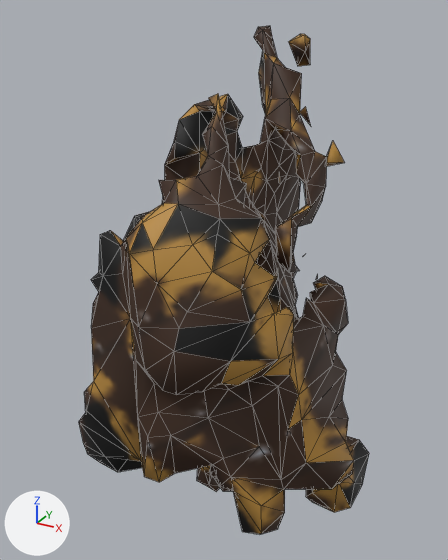
What one commit did to the glTF model www/proto3d/models/beth/equipment/fitted/wren/wren_leather_rare_leg_L_lod1.glb.
Camera for both pictures: a 50 mm lens placed at (0.581, -0.981, 0.92), pointed at (0.111, -0.125, 0.493). The lights are fixed; the arrows at lower left show +X, +Y and +Z. The older version comes first. Mesh edges are drawn as thin lines. Vertices at exactly the same position are counted once.

The first picture shows 'wren_leather_rare_leg_L_lod1'.
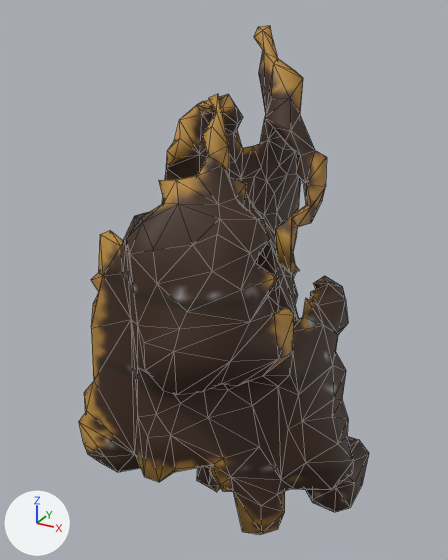
Boxes (x1, y1, x2, y2) around the edits, measured in the pictures (448 x 560 px; the box of a moved part takes in the faces that stretch with it):
part 1 of me_wren_leather_rare_leg_l_hi_002, deleted: before (206, 34, 345, 479)
part 2 of me_wren_leather_rare_leg_l_hi_002, moved or reshaped: (79, 31, 355, 512) in both
part 3 of me_wren_leather_rare_leg_l_hi_002, surface changed: (79, 26, 369, 535) in both

The change, as a list of edits to the scene's bpy script:
```text
Change me_wren_leather_rare_leg_l_hi_002:
    used by ob_wren_leather_rare_leg_l_lod1; location = (0.0, 0.0, 0.0)
    remove me_wren_leather_rare_leg_l_hi_002.from_pydata(...)  # 1014 vertices, 2015 faces; spans x -0.063..0.375, y -0.375..0.113, z -0.029..0.893
    add me_wren_leather_rare_leg_l_hi_002.from_pydata(...)  # 999 vertices, 2038 faces; spans x -0.063..0.375, y -0.375..0.094, z -0.029..0.893
    me_wren_leather_rare_leg_l_hi_002 part 1: 11 loose pieces with 44 vertices, spanning x 0.124..0.247, y -0.277..0.113, z 0.199..0.879, are deleted
    me_wren_leather_rare_leg_l_hi_002 part 2: 73 vertices moved from x -0.063..0.347, y -0.337..0.073, z -0.01..0.794 to x -0.063..0.345, y -0.34..0.076, z -0.01..0.774; 147 vertices removed from x -0.054..0.358, y -0.361..0.093, z 0.057..0.844; 176 vertices added at x -0.059..0.354, y -0.374..0.093, z 0.057..0.843
    me_wren_leather_rare_leg_l_hi_002 part 3: 1299 kept faces spanning x -0.063..0.375, y -0.375..0.094, z -0.029..0.893 get new texture (UV) coordinates
```
